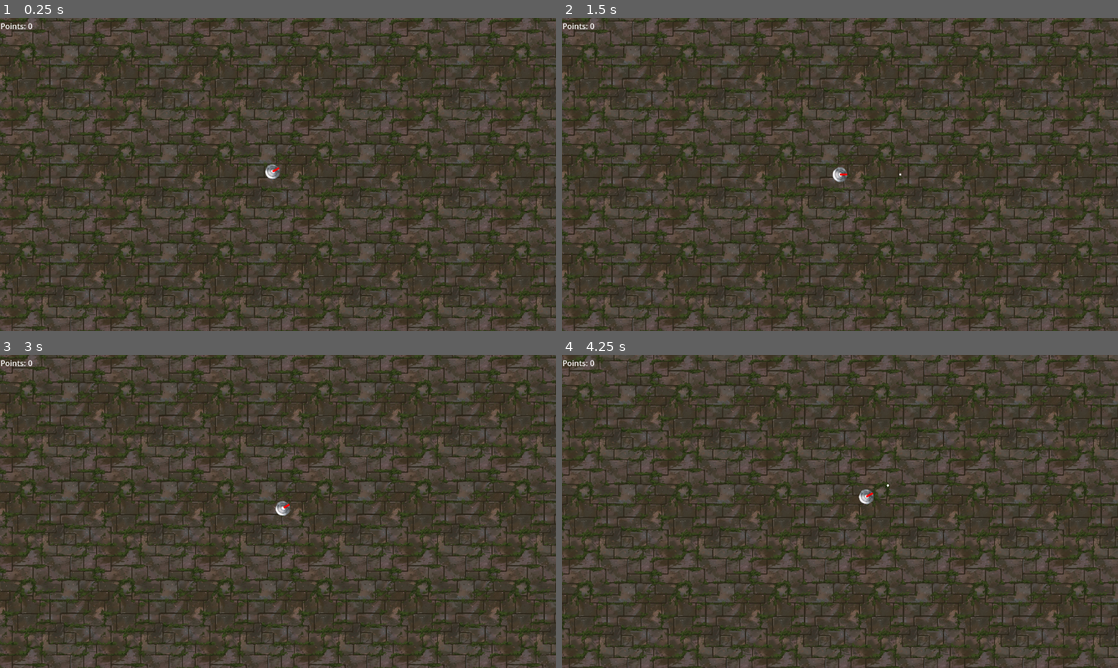
Above: before the commit, frames 1-4 (two rows, left to right).
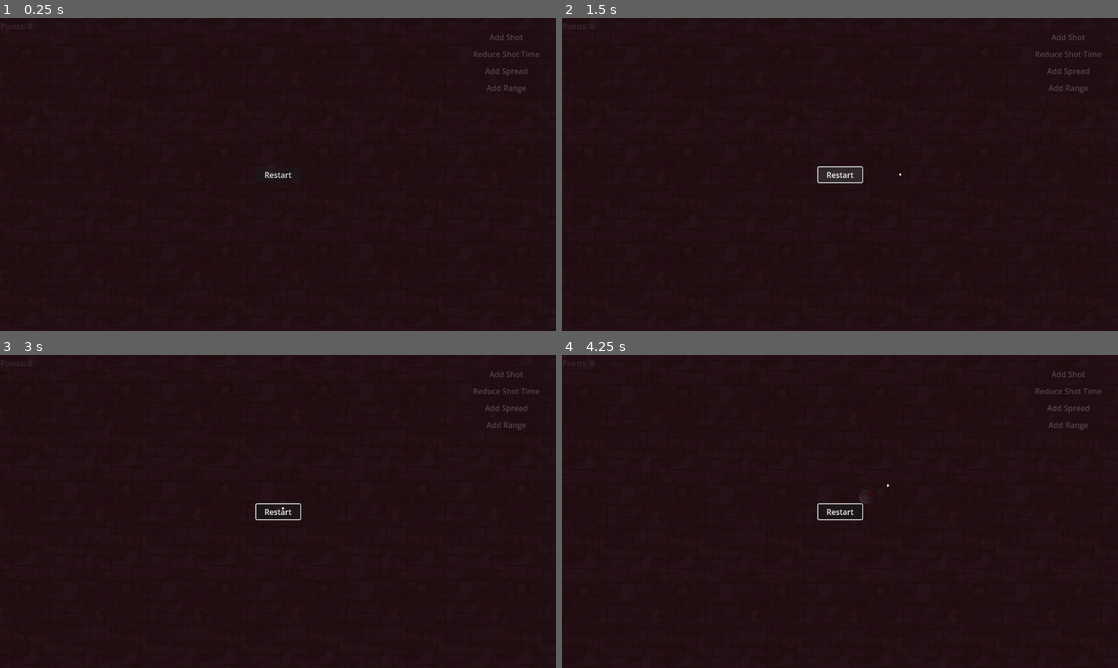
Above: after the commit, the same moments.

Repository: variantc/ShootMan
Game: Godot game, scene res://scenes/world.tscn
Same seed, same stepped clock (60 frames per second), same inputs: the game is played once before the commit and once after it.
Inputs (mouse positions are in pixels of both pictures, inside the frame that each line leads up to):
- Up to frame 1 (0.25 s): no input
- Up to frame 2 (1.5 s): click (840, 174) at 0.5 s, where only the run after the commit has a clickable "Restart"; click (840, 174) at 1.25 s, where only the run after the commit has a clickable "Restart"
- Up to frame 3 (3 s): click (278, 511) at 2 s, where only the run after the commit has a clickable "Restart"; click (505, 373) at 2.75 s, where only the run after the commit has a clickable "Add Shot"
- Up to frame 4 (4.25 s): click (1067, 389) at 3.5 s, where only the run after the commit has a clickable "Reduce Shot Time"

The runs differ from the first frame. In frame 1, 99% of the frame differs, in the area x 0-100%, y 0-100%; in frame 2, 99%; in frame 3, 99%; in frame 4, 100%.
Error after the commit: Parse Error: Class "GUI_Controller" hides a global script class. (res://scripts/gui_controller.gd:2)

Commit message:
adding fade in gameover screen

Diff:
--- a/scenes/world.tscn
+++ b/scenes/world.tscn
@@ -1,9 +1,10 @@
-[gd_scene load_steps=19 format=3 uid="uid://dvihe5bwamex7"]
+[gd_scene load_steps=20 format=3 uid="uid://dvihe5bwamex7"]
 
 [ext_resource type="Texture2D" uid="uid://kc6q6ikbkegv" path="res://sprites/floor_1.jpg" id="1_b545p"]
 [ext_resource type="Script" path="res://scripts/sound_manager.gd" id="1_hjijg"]
 [ext_resource type="Script" path="res://scripts/enemy_spawner.gd" id="1_irc5a"]
 [ext_resource type="Script" path="res://scripts/world.gd" id="1_rlksj"]
+[ext_resource type="Script" path="res://scripts/game_state_manager.gd" id="2_chy2p"]
 [ext_resource type="PackedScene" uid="uid://bg3jhepeqaqn1" path="res://scenes/player.tscn" id="2_gkc74"]
 [ext_resource type="PackedScene" uid="uid://b51lbdgysvfq1" path="res://scenes/enemy_standard.tscn" id="3_6vcwx"]
 [ext_resource type="Script" path="res://scripts/upgrade_manager.gd" id="4_88rj6"]
@@ -15,7 +16,7 @@
 [ext_resource type="Script" path="res://resources/bullet_resource.gd" id="12_wuvgv"]
 [ext_resource type="Script" path="res://resources/gun_resource.gd" id="13_ysug8"]
 [ext_resource type="Script" path="res://scenes/camera_2d.gd" id="15_3cbjm"]
-[ext_resource type="Script" path="res://scripts/GUI_controller.gd" id="15_jq3j3"]
+[ext_resource type="Script" path="res://scripts/gui_controller.gd" id="15_jq3j3"]
 
 [sub_resource type="Resource" id="Resource_4d4ci"]
 script = ExtResource("12_wuvgv")
@@ -37,6 +38,10 @@
 
 [node name="World" type="Node2D"]
 script = ExtResource("1_rlksj")
+
+[node name="GameStateManager" type="Node" parent="."]
+unique_name_in_owner = true
+script = ExtResource("2_chy2p")
 
 [node name="UpgradeManager" type="Node" parent="." node_paths=PackedStringArray("score_text")]
 script = ExtResource("4_88rj6")
@@ -165,7 +170,7 @@
 grow_vertical = 2
 size_flags_horizontal = 6
 size_flags_vertical = 6
-color = Color(0, 0, 0, 0.478431)
+color = Color(0.13, 0.0325, 0.066625, 0.729412)
 
 [node name="VBoxContainer" type="VBoxContainer" parent="Camera2D/GUI/GameOverScreen"]
 layout_mode = 1
--- a/scripts/GUI_controller.gd
+++ b/scripts/GUI_controller.gd
@@ -1,10 +1,10 @@
-# GUI_Controller.gd
 extends Node
+class_name GUI_Controller
+
+signal restart_b
 
 var upgrades = {}  # Start with empty dictionary
 
-var is_paused := false
-signal restart_b
 
 func _ready():
 	# Make GUI non-pausing
@@ -12,9 +12,17 @@
 
 	%PauseScreen.set_visible(false)
 	%GameOverScreen.set_visible(false)
+	%GameOverScreen.modulate.a = 0  # Start fully transparent
 
-	SignalBus.player_killed.connect(_on_player_killed)
+	SignalBus.game_over.connect(_on_game_over)
+	SignalBus.pause_state_changed.connect(_on_pause_state_changed)
+	SignalBus.slow_motion_started.connect(_on_slow_motion_started)
 
+	%RestartButton.button_up.connect(_on_restart_button_up)
+	_setup_upgrade_buttons()
+
+
+func _setup_upgrade_buttons():
 	# Initialize dictionary in _ready when nodes are available
 	upgrades = {
 		UpgradeManager.Type.SHOT_NUMBER: %ShotButton,
@@ -23,35 +31,31 @@
 		UpgradeManager.Type.SHOT_LIFETIME: %LifetimeButton
 	}
 
-
+	# Connect the button up signals of each button
 	for upgrade_type in upgrades:
-		print_debug(upgrade_type)
 		upgrades[upgrade_type].button_up.connect(
 			func(): SignalBus.upgrade_button_pressed.emit(upgrade_type)
 		)
 
-	%RestartButton.button_up.connect(_on_restart_button_up)
-
 
 func _input(event):
 	if event.is_action_pressed("Pause"): # and not is_game_over:
-		toggle_pause()
+		%GameStateManager.toggle_pause()
 
 
-func toggle_pause():
-	is_paused = !is_paused
-	get_tree().paused = is_paused
-	if is_paused:
-		%PauseScreen.set_visible(true)
-	else:
-		%PauseScreen.set_visible(false)
+func _on_pause_state_changed(paused : bool):
+	%PauseScreen.set_visible(paused)
 
 
-func _on_player_killed():
+func _on_slow_motion_started(duration : float):
 	%GameOverScreen.set_visible(true)
-	get_tree().paused = true
+	var tween = create_tween()
+	tween.tween_property(%GameOverScreen, "modulate:a", 1.0, duration)
+
+
+func _on_game_over():
+	pass
 
 
 func _on_restart_button_up():
-	get_tree().paused = false
-	get_tree().reload_current_scene.call_deferred()
+	%GameStateManager.restart_game()
--- /dev/null
+++ b/scripts/game_state_manager.gd
@@ -0,0 +1,40 @@
+extends Node
+class_name GameStateManager
+
+
+const SLOW_MOTION_SCALE := 0.2
+const SLOW_MOTION_DURATION := 1.0
+
+var is_paused := false
+
+
+func _ready():
+	process_mode = Node.PROCESS_MODE_ALWAYS
+	SignalBus.player_killed.connect(_on_player_killed)
+
+
+func toggle_pause():
+	is_paused = !is_paused
+	get_tree().paused = is_paused
+	SignalBus.pause_state_changed.emit(is_paused)
+
+
+func _on_player_killed():
+	SignalBus.slow_motion_started.emit(SLOW_MOTION_DURATION)
+	await do_slow_motion()
+	get_tree().paused = true
+	SignalBus.game_over.emit()
+
+
+func do_slow_motion():
+	var tween = create_tween()
+	Engine.time_scale = 1.0
+	tween.tween_property(Engine, "time_scale", SLOW_MOTION_SCALE, 0.1)
+	await get_tree().create_timer(SLOW_MOTION_DURATION * SLOW_MOTION_SCALE).timeout
+	Engine.time_scale = 1.0
+
+
+func restart_game():
+	Engine.time_scale = 1.0
+	get_tree().paused = false
+	get_tree().reload_current_scene.call_deferred()
--- a/scripts/signal_bus.gd
+++ b/scripts/signal_bus.gd
@@ -11,3 +11,6 @@
 signal apply_upgrade(upgrade_type: String, amount)
 
 signal player_killed
+signal slow_motion_started(duration : float)
+signal game_over
+signal pause_state_changed(paused : bool)
